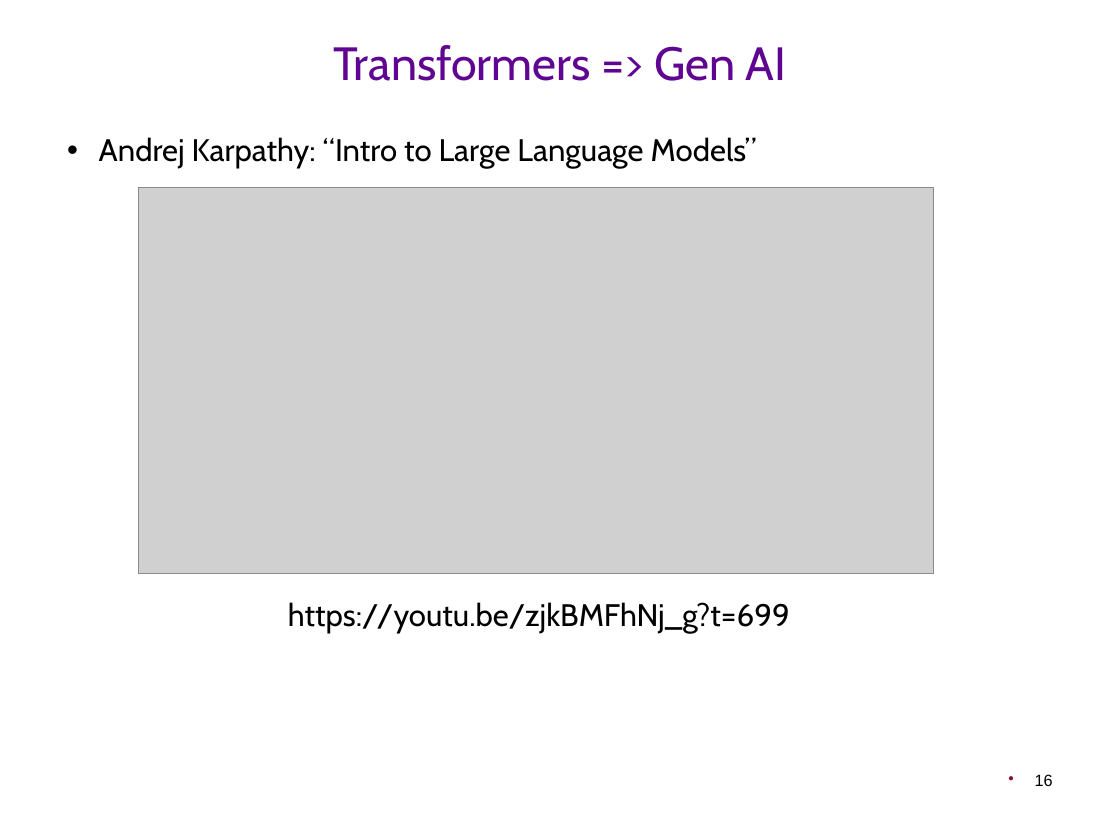
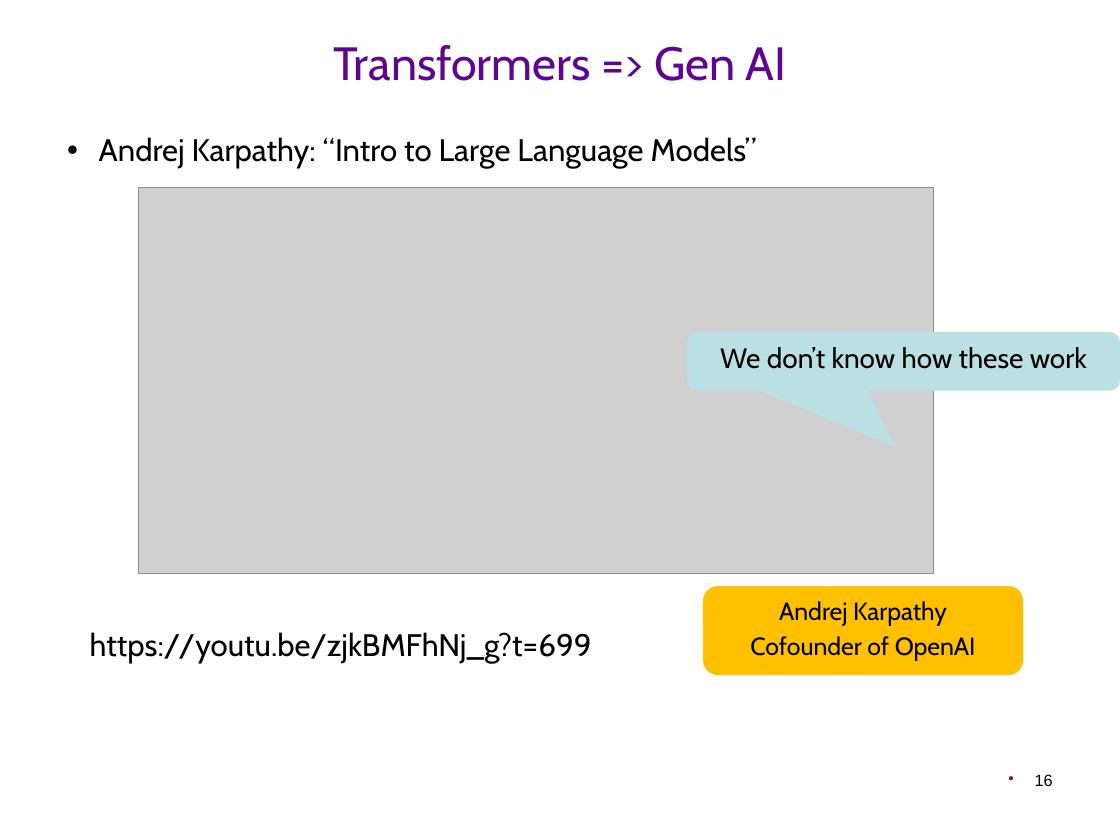
Before and after one commit to CTVisMe/DS4B-core, a slide deck: slide 16 of Slides/T11 - NeuralNetsAI.pptx. Drawn at 1120x840 pixels with LibreOffice and Linux fonts; fonts in the diff are those of the drawing; grey boxes stand for pictures; background and template pictures are left out. Boxes give left, top, right and bottom in pixels: in the first picture for what was removed or moved away, otherwise in the second. Text is boxed around its words. In the diff, an @@ line names an element or a change of style, - is before the commit and + after.

```diff
--- a/Slides/T11 - NeuralNetsAI.pptx
+++ b/Slides/T11 - NeuralNetsAI.pptx
@@ rounded speech box added at (x1=688, y1=333, x2=1120, y2=391), fill #BBE0E3, 18 pt, text #000000 @@
+We don’t know how these work
@@ rounded rectangle added at (x1=703, y1=586, x2=1024, y2=674), fill #FFC000, 16 pt, text #000000 @@
+Andrej Karpathy
+Cofounder of OpenAI
@@ text "https://youtu.be/zjkBMFhNj_g?t=699" moved from (x1=288, y1=602, x2=790, y2=633) to (x1=90, y1=632, x2=592, y2=663) @@
```
Also in this commit, not shown: 2 other slides changed, 3 other files.
